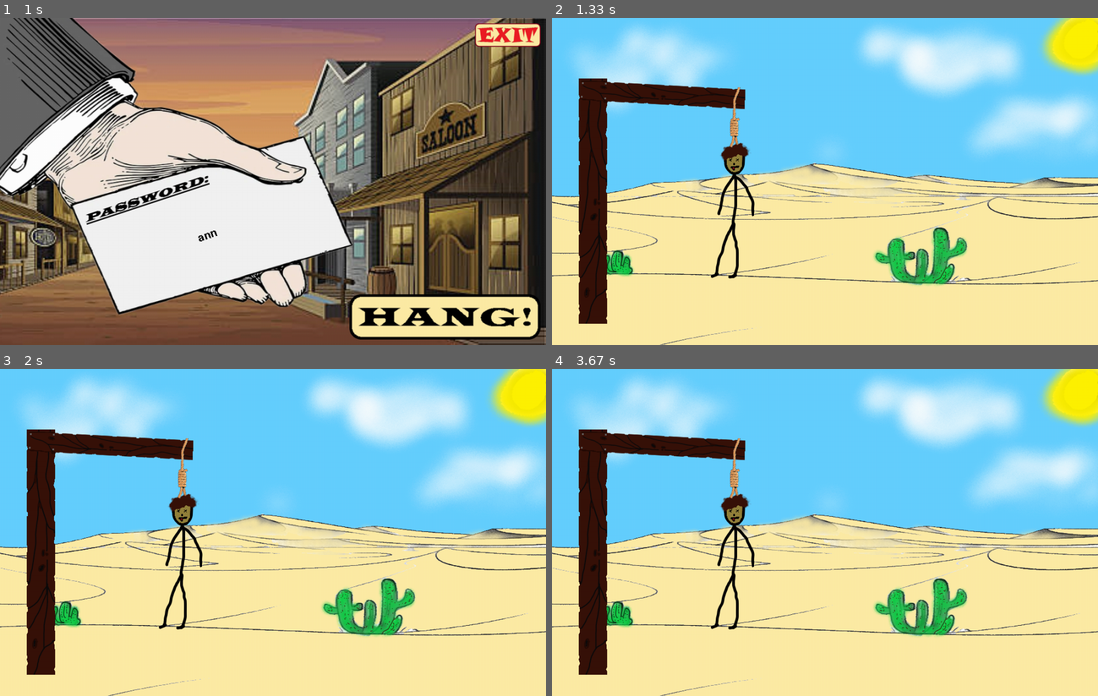
Above: before the commit, frames 1-4 (two rows, left to right).
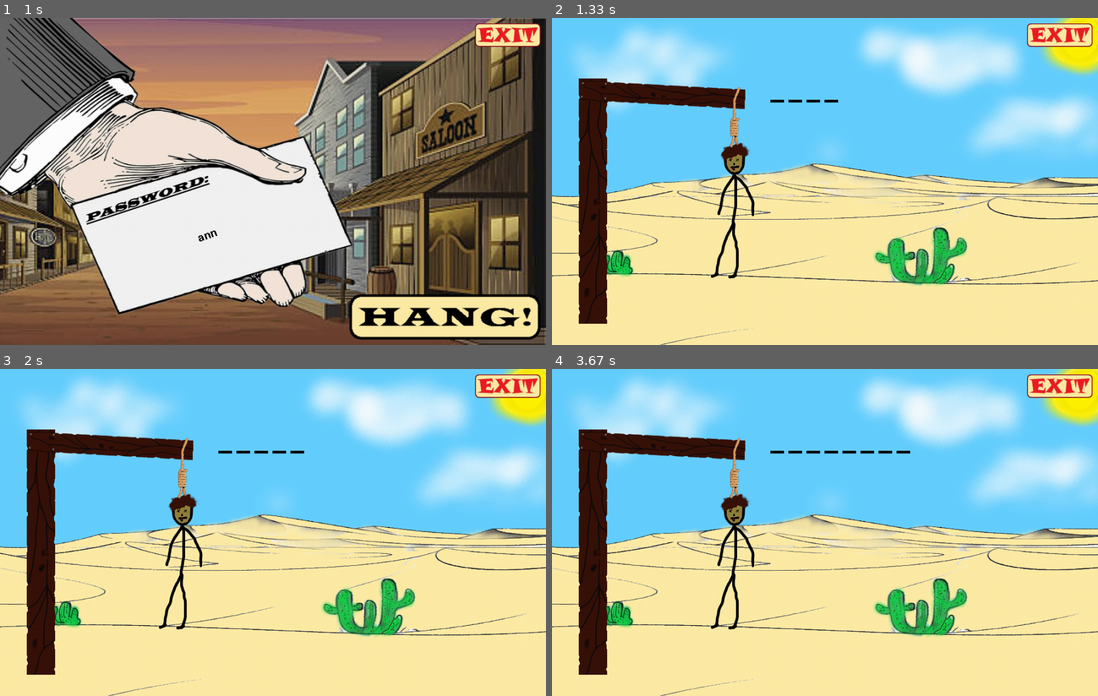
Above: after the commit, the same moments.

Repository: lefcho/Pygame
Game: pygame game, started from Hangman/hangman.py
The game is run twice, just before and just after one commit, with the same random seed, the same clock (stepped at 60 frames per second) and the same inputs.
Inputs (mouse positions are in pixels of both pictures, inside the frame that each line leads up to):
- Up to frame 1 (1 s): click (273, 132) at 0.38 s; type "ann" at 0.67 s
- Up to frame 2 (1.33 s): tap Enter at 1 s; type "a" at 1.22 s
- Up to frame 3 (2 s): tap Enter at 1.35, 1.9 s; type "r" at 1.77 s
- Up to frame 4 (3.67 s): type "o" at 2.32 s; tap Enter at 2.45, 3, 3.55 s; type "i" at 2.87 s; type "t" at 3.42 s

Frame 1 is identical in both runs. In frame 2, 1.0% of the frame differs, in the area x 40-99%, y 1-26%; in frame 3, 1.0%; in frame 4, 1.1%.

Commit message:
track_answers funct initiated

Diff:
--- a/Hangman/hangman.py
+++ b/Hangman/hangman.py
@@ -18,6 +18,8 @@
 START_BUTTON_H = 169
 HANG_BUTTON_W = 350
 HANG_BUTTON_H = 83
+LETTER_HOLDER_W = 25
+LETTER_HOLDER_H = 5
 
 BLACK = (0, 0, 0)
 
@@ -53,6 +55,18 @@
                 HANG_IMG_UNSELECTED, HANG_IMG_SELECTED))
 
 
+def track_answers(password):
+    x_position = 400
+    list_of_holders = []
+    for _ in range(len(password)):
+        let_hold = pygame.Rect(x_position, 150, LETTER_HOLDER_W, LETTER_HOLDER_H)
+        list_of_holders.append(let_hold)
+        x_position += LETTER_HOLDER_W + 8
+
+    for let_holder in list_of_holders:
+        pygame.draw.rect(screen, BLACK, let_holder)
+
+
 def draw_entering_password(password, font, pass_color, x, y):
     text = font.render(password, True, pass_color)
     text = pygame.transform.rotate(text, 20)
@@ -84,12 +98,15 @@
             if exit_button.draw(screen):
                 run = False
 
-            if hang_button.draw(screen):
+            if hang_button.draw(screen) and password:
                 hanging_time = True
 
         if hanging_time:
             screen.blit(DESERT_BACKGROUND, (0, 0))
             screen.blit(HANGMAN_STAGE_FINAL, (15, 110))
+            track_answers(password)
+            if exit_button.draw(screen):
+                run = False
 
         for event in pygame.event.get():
             if event.type == pygame.TEXTINPUT:
